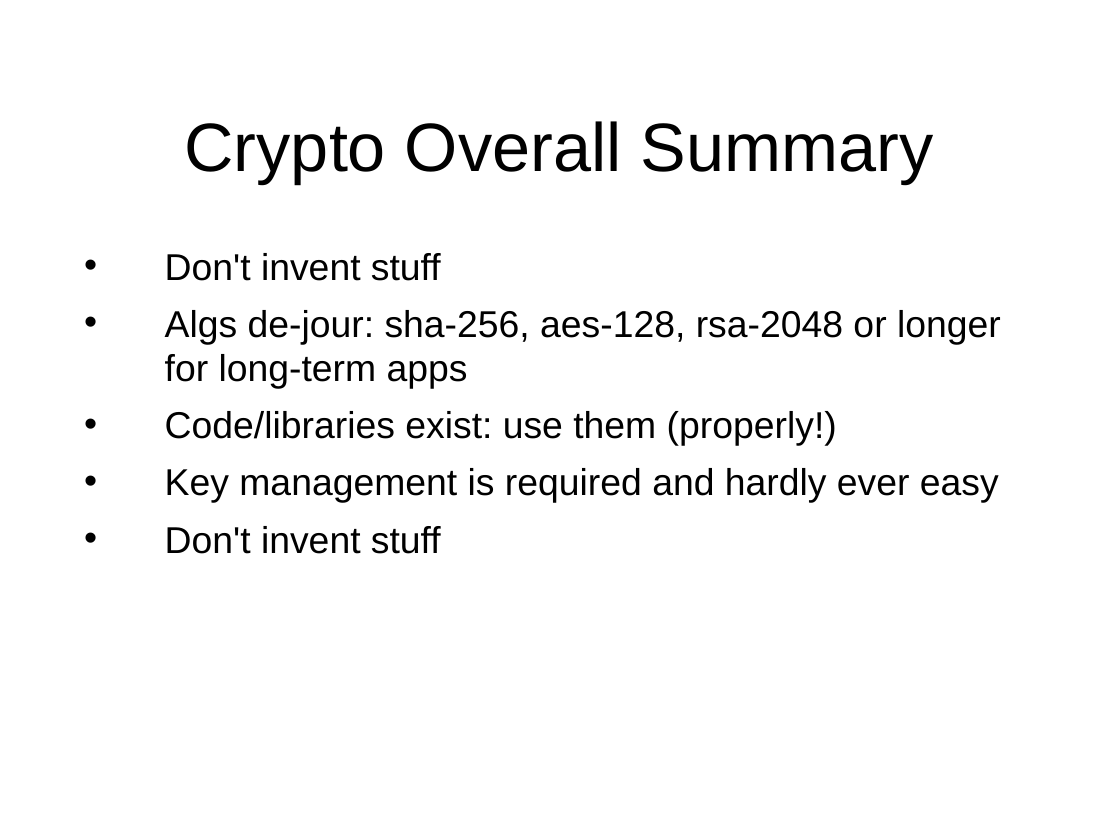
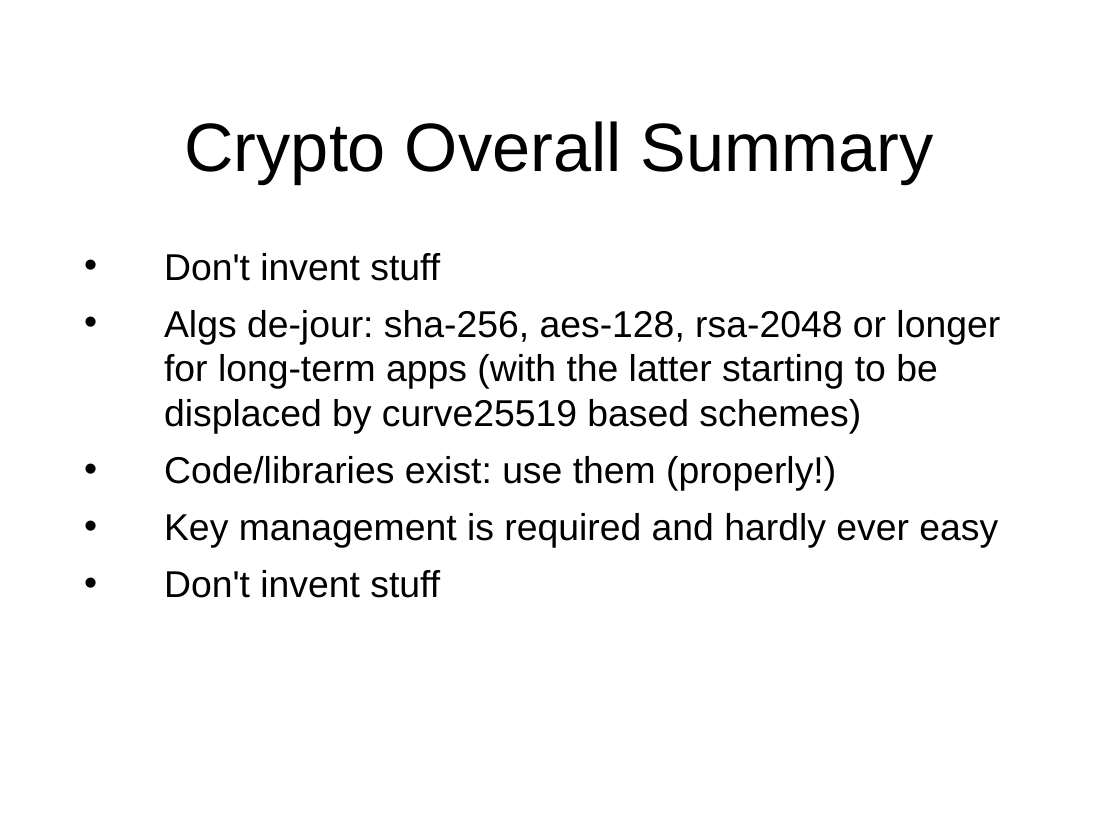
Before and after one commit to sftcd/cs7053, a slide deck: slide 135 of 2016lectures/03-crypto.ppt. Drawn at 1120x840 pixels with LibreOffice and Linux fonts; fonts in the diff are those of the drawing. Boxes give left, top, right and bottom in pixels: in the first picture for what was removed or moved away, otherwise in the second. Text is boxed around its words. In the diff, an @@ line names an element or a change of style, - is before the commit and + after.

```diff
--- a/2016lectures/03-crypto.ppt
+++ b/2016lectures/03-crypto.ppt
@@ text at bbox=[164, 310, 1000, 434]: text changed @@
-• Algs de-jour: sha-256, aes-128, rsa-2048 or longer for long-term apps
+• Algs de-jour: sha-256, aes-128, rsa-2048 or longer for long-term apps (with the latter starting to be displaced by curve25519 based schemes)
```
Also in this commit, not shown: 101 other slides changed, 3 other files.
